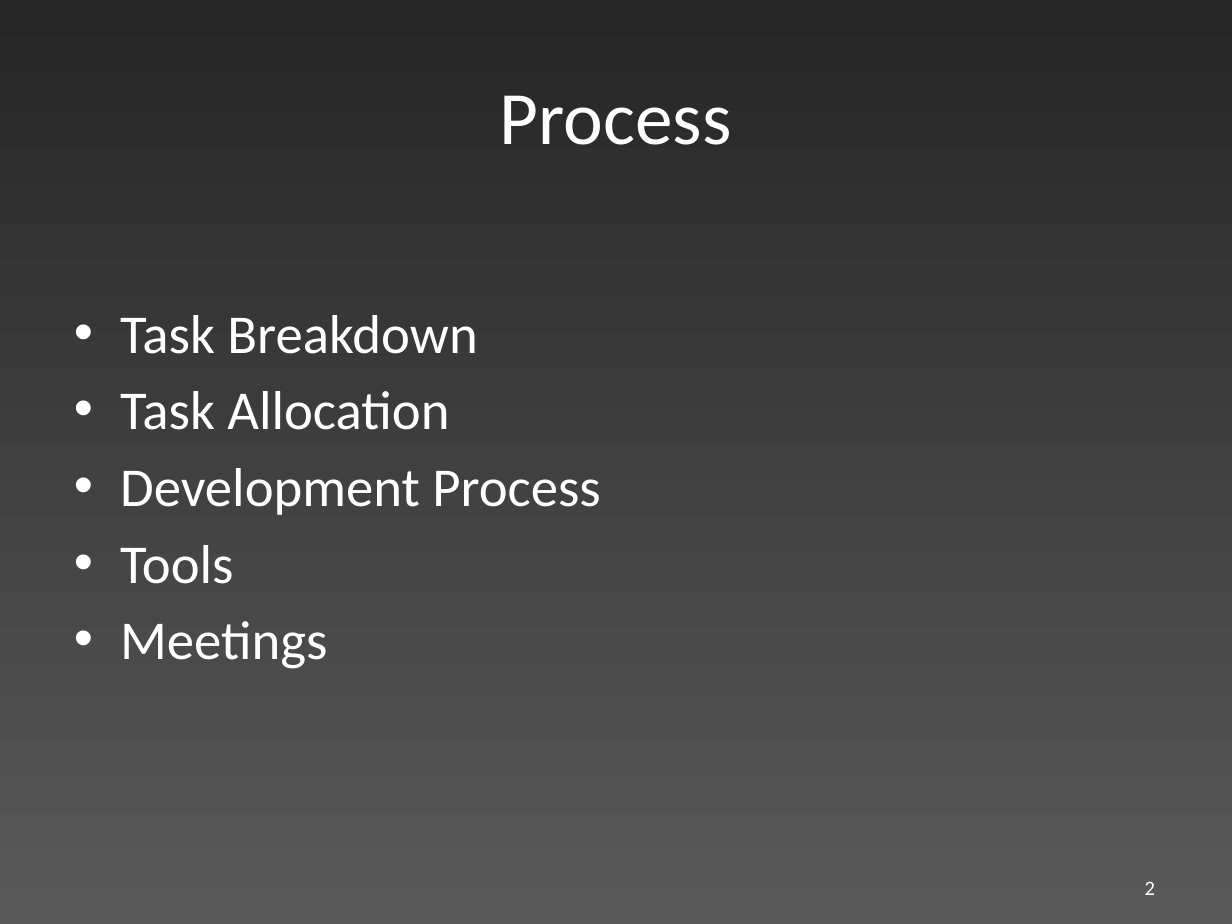
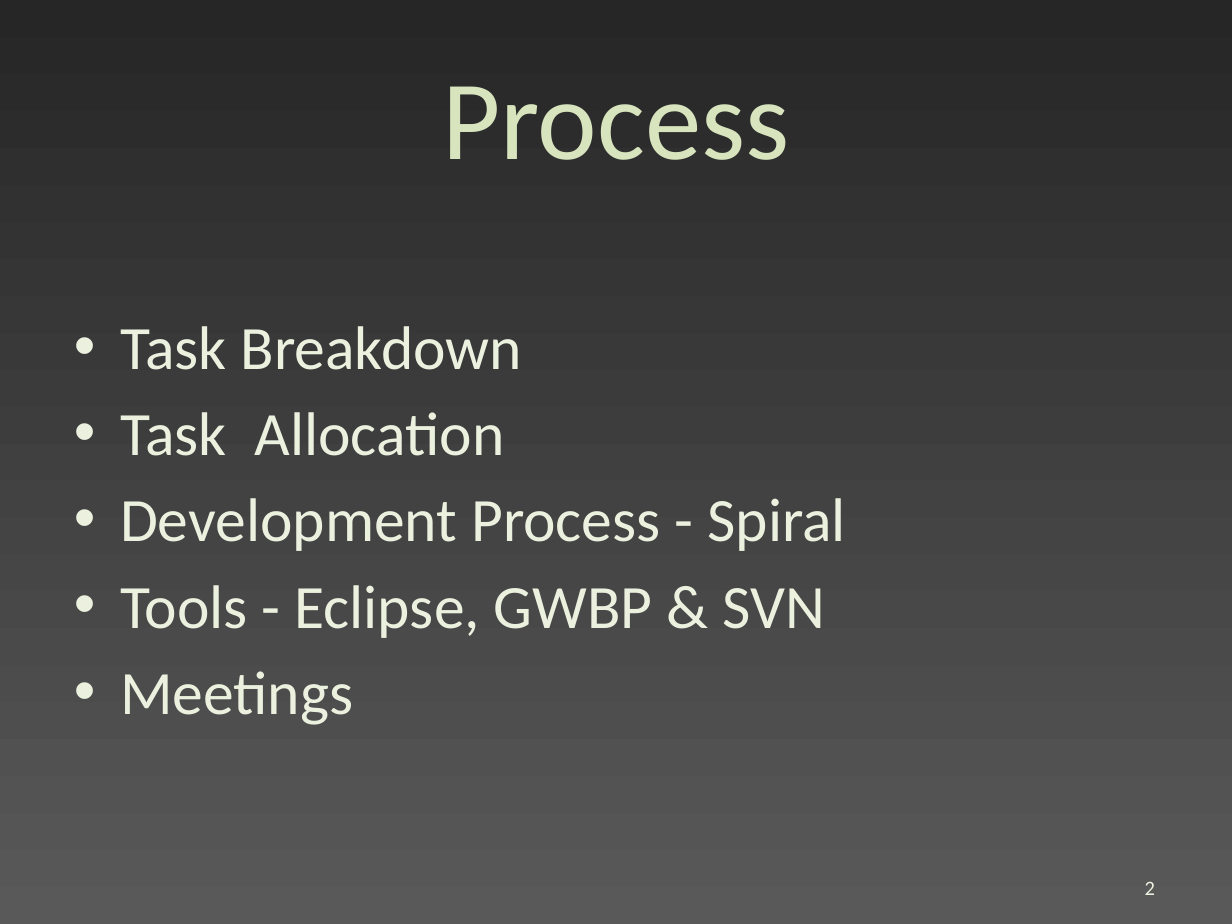
Before and after one commit to edderick/RunwayRedeclaration, a slide deck: slide 2 of doc/Final Presentation/Slides.pptx. Drawn at 1232x924 pixels with LibreOffice and Linux fonts; fonts in the diff are those of the drawing. Boxes give left, top, right and bottom in pixels: in the first picture for what was removed or moved away, otherwise in the second. Text is boxed around its words. In the diff, an @@ line names an element or a change of style, - is before the commit and + after.

Commit message:
* Font tweaks to Slides.pptx

```diff
--- a/doc/Final Presentation/Slides.pptx
+++ b/doc/Final Presentation/Slides.pptx
@@ title "Process" at (x1=442, y1=86, x2=789, y2=160): size 44 to 66 pt, text colour #FFFFFF to #D7E4BD @@
@@ text at (x1=120, y1=326, x2=522, y2=725): size 32 to 36 pt, text colour #FFFFFF to #EBF1DE in "Task Breakdown", "Task Allocation", "Meetings" @@
@@ text at (x1=120, y1=498, x2=846, y2=638): text changed; size 32 to 36 pt; text colour #FFFFFF to #EBF1DE @@
-• Development Process
-• Tools
+• Development Process - Spiral
+• Tools - Eclipse, GWBP & SVN
@@ page number at (x1=1145, y1=882, x2=1155, y2=895): text colour #FFFFFF to #EBF1DE @@
```
Also in this commit, not shown: 3 other slides changed.
